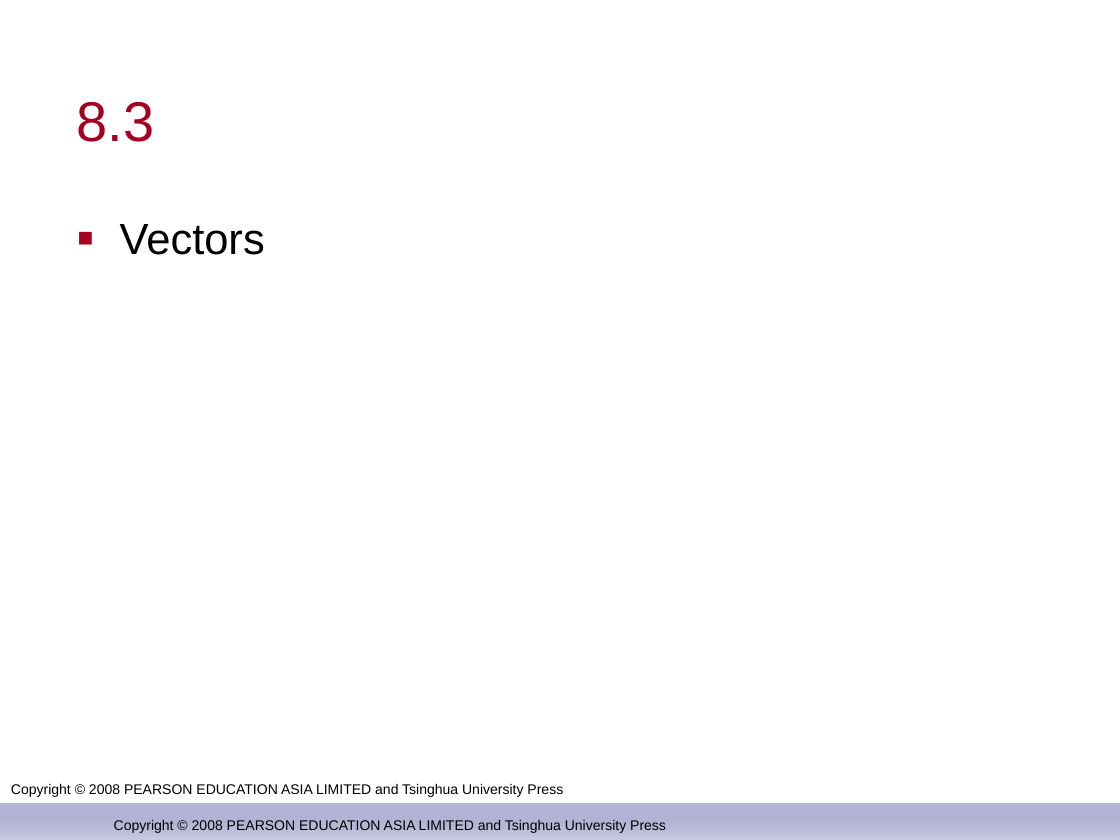
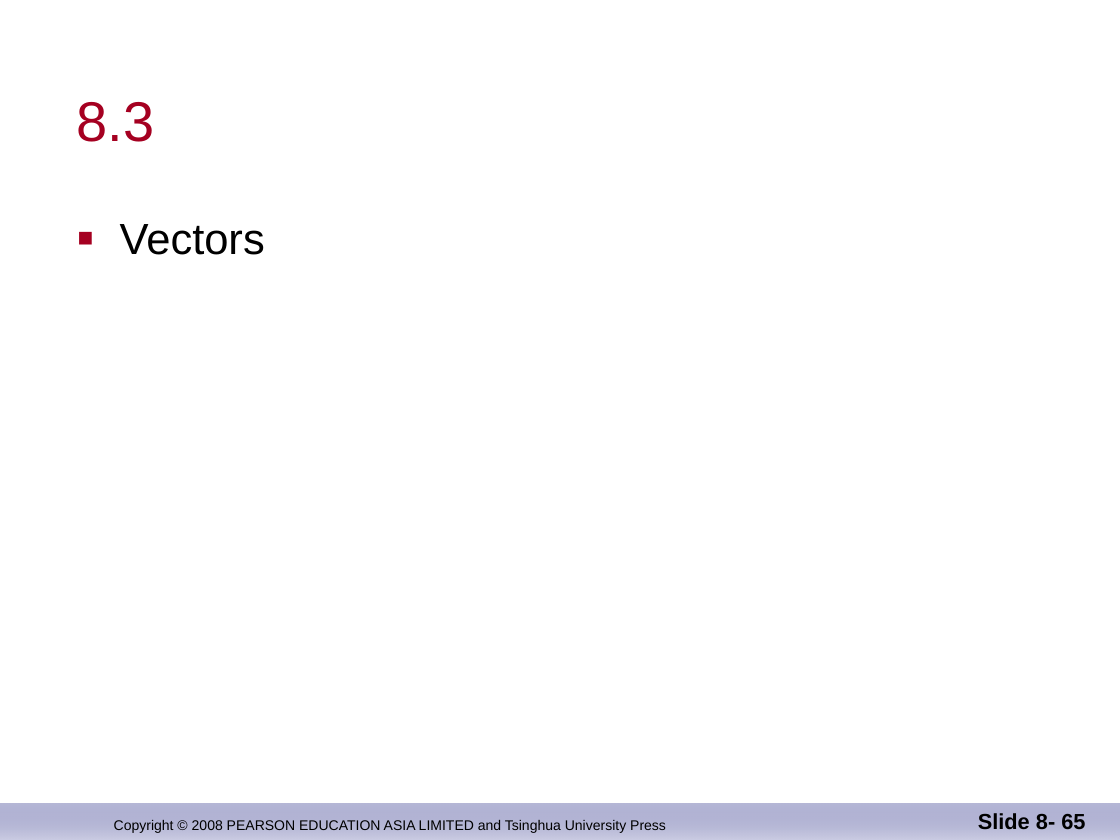
Before and after one commit to djuanbei/CPLUSPLUS, a slide deck: slide 65 of ppt/Chapter 8.ppt. Drawn at 1120x840 pixels with LibreOffice and Linux fonts; fonts in the diff are those of the drawing; background and template pictures are left out. Boxes give left, top, right and bottom in pixels: in the first picture for what was removed or moved away, otherwise in the second. Text is boxed around its words. In the diff, an @@ line names an element or a change of style, - is before the commit and + after.

```diff
--- a/ppt/Chapter 8.ppt
+++ b/ppt/Chapter 8.ppt
@@ text removed at [11, 784, 563, 797] @@
-Copyright © 2008 PEARSON EDUCATION ASIA LIMITED and Tsinghua University Press
@@ page number added at [978, 813, 1085, 829], 14 pt, text #000000, bold @@
+Slide 8- 65
```
Also in this commit, not shown: 23 other slides changed, 5 other files.
